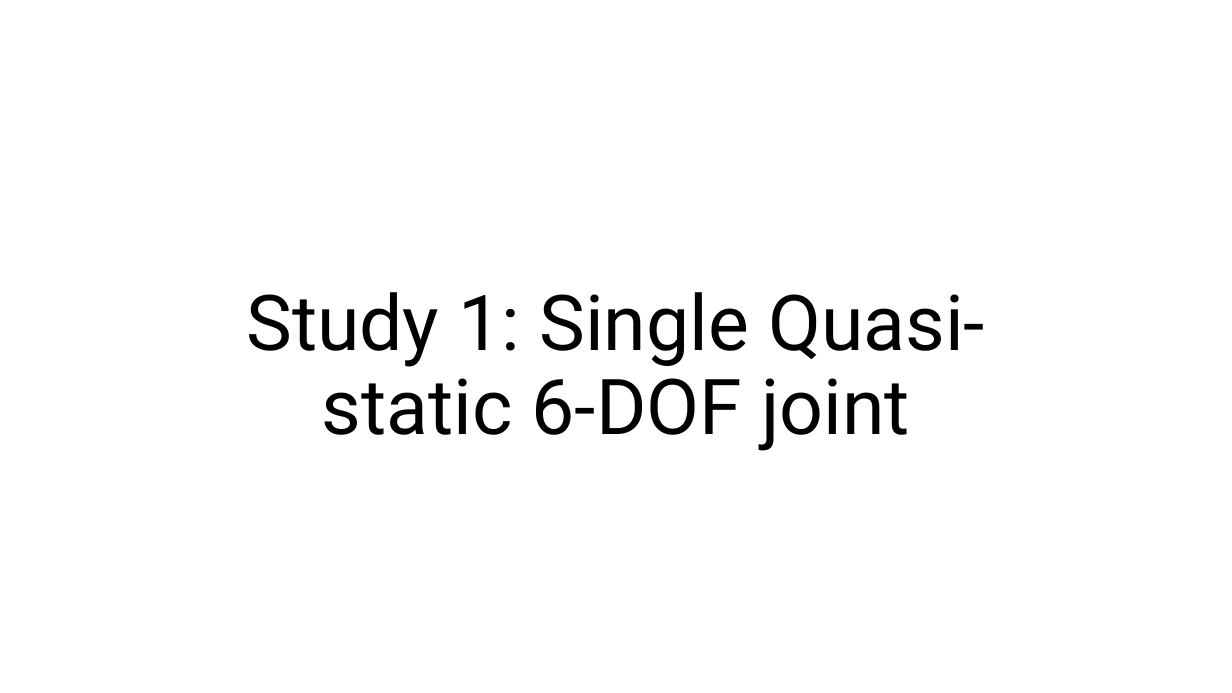
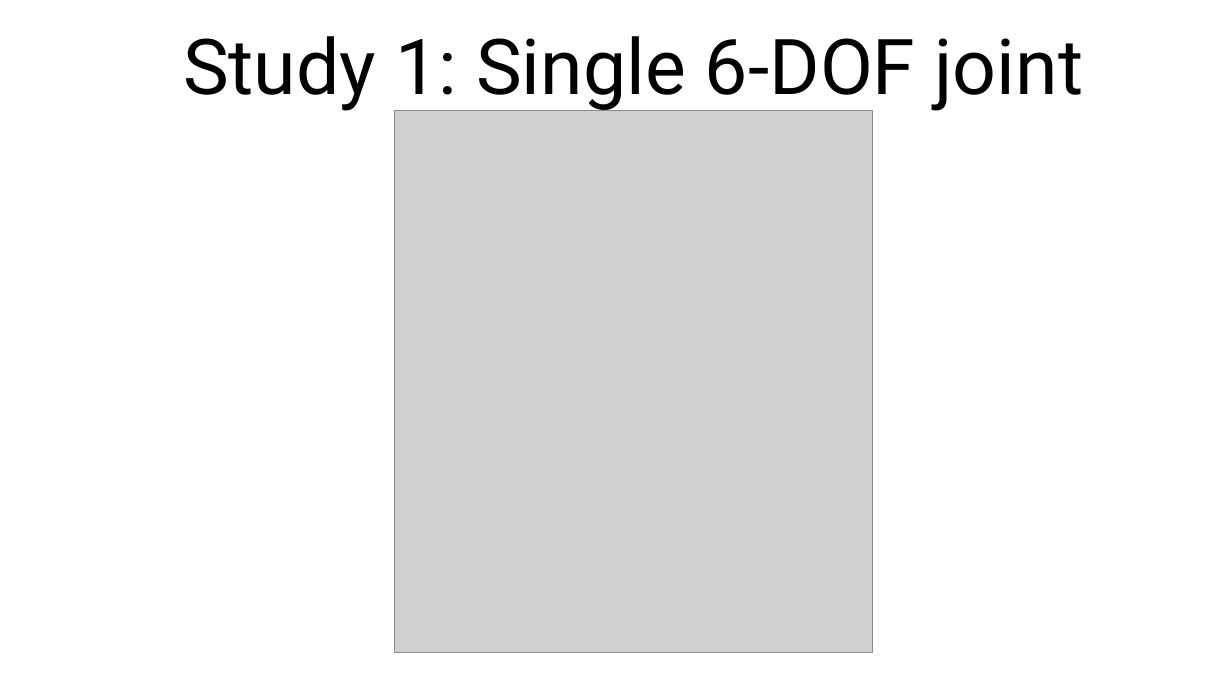
Before and after one commit to UniMelbHumanRoboticsLab/ForceMoCap, a slide deck: slide 3 of experiments/exp1/ForceMoCap Evaluation Protocol.pptx (slide 2 before the commit). Drawn at 1232x693 pixels with LibreOffice and Linux fonts; fonts in the diff are those of the drawing; grey boxes stand for pictures. Boxes give left, top, right and bottom in pixels: in the first picture for what was removed or moved away, otherwise in the second. Text is boxed around its words. In the diff, an @@ line names an element or a change of style, - is before the commit and + after.

```diff
--- a/experiments/exp1/ForceMoCap Evaluation Protocol.pptx
+++ b/experiments/exp1/ForceMoCap Evaluation Protocol.pptx
@@ title at <box>183,36,1084,111</box>: text changed @@
-Study 1: Single Quasi-static 6-DOF joint
+Study 1: Single 6-DOF joint
@@ picture added at <box>395,111,872,653</box> @@
```
Also in this commit, not shown: 7 other slides changed, 7 slides added, 26 other files.
